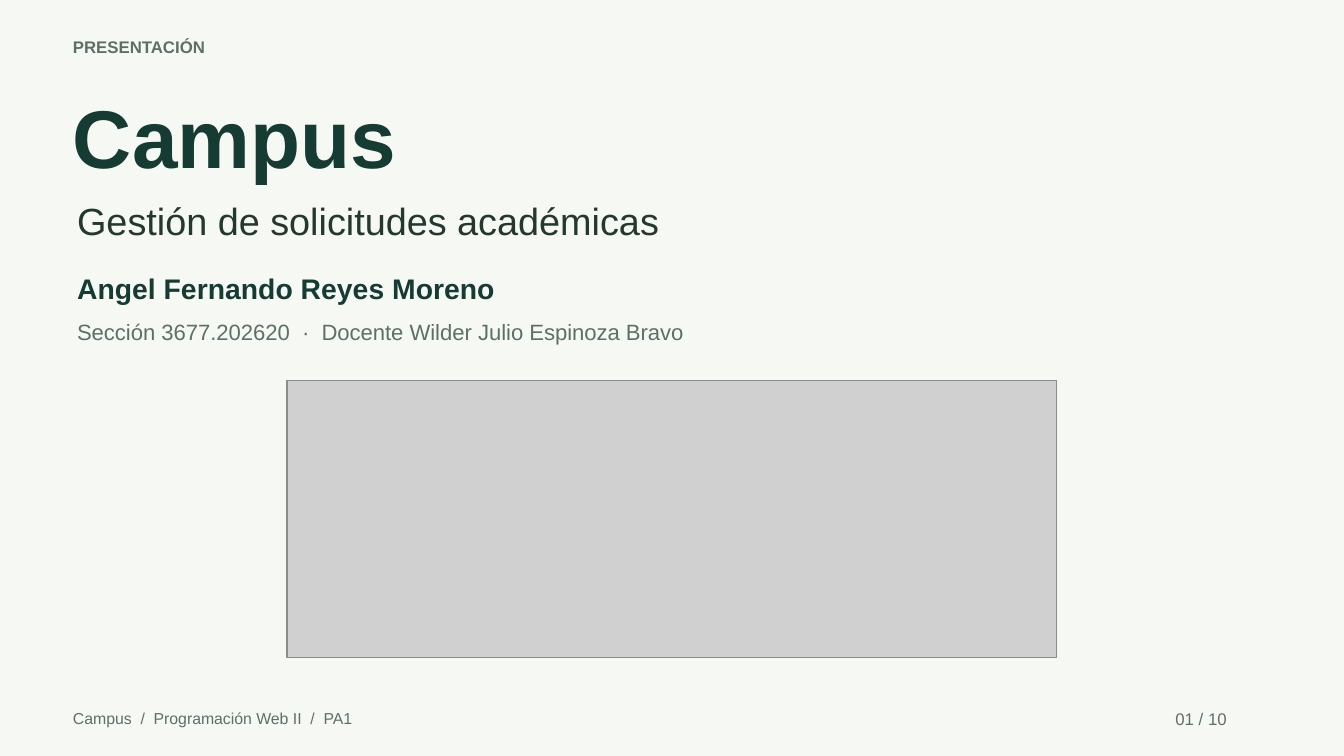
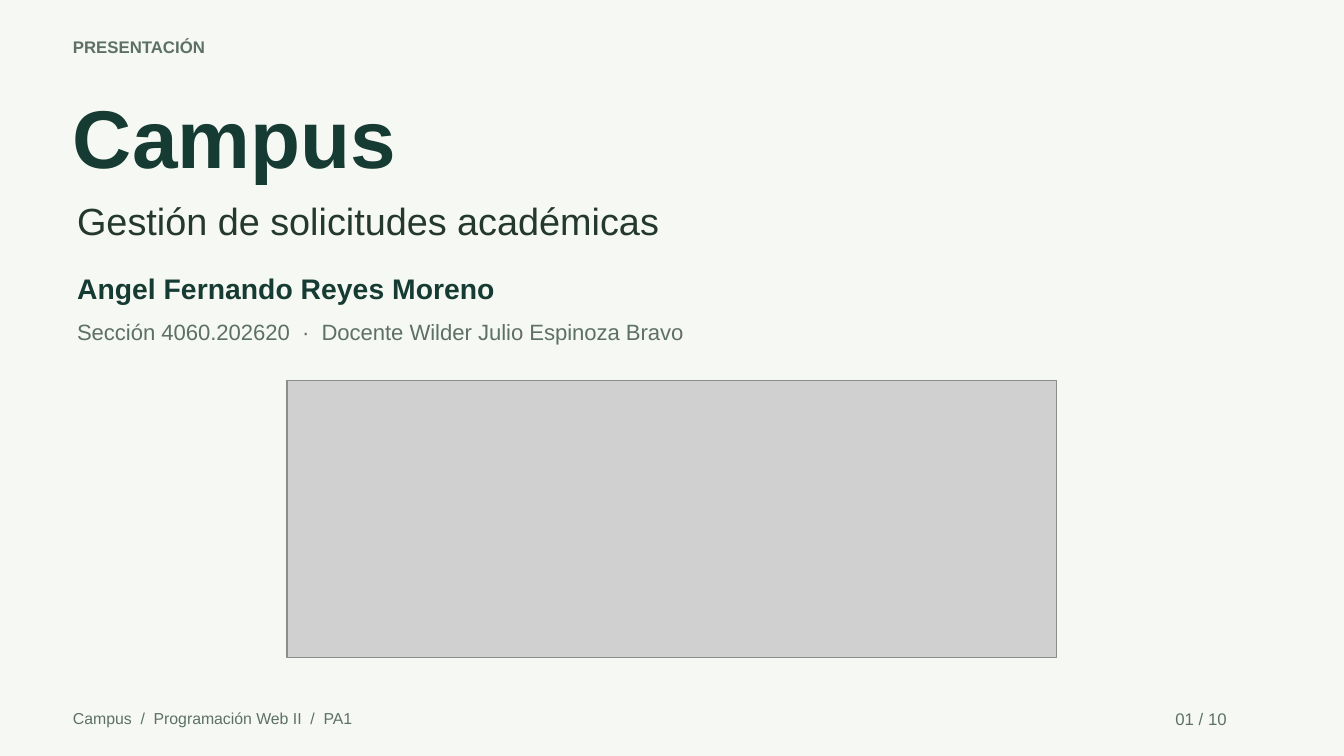
Before and after one commit to 75729271-dev/PA1-PROGRAMACI-N-WEB-AVANZADA-, a slide deck: slide 1 of output/exposicion/Campus-PA1-Presentacion-final.pptx. Drawn at 1344x756 pixels with LibreOffice and Linux fonts; fonts in the diff are those of the drawing; grey boxes stand for pictures. Boxes give left, top, right and bottom in pixels: in the first picture for what was removed or moved away, otherwise in the second. Text is boxed around its words. In the diff, an @@ line names an element or a change of style, - is before the commit and + after.

Commit message:
Actualizar documentación para revisión docente y paquete de entrega

```diff
--- a/output/exposicion/Campus-PA1-Presentacion-final.pptx
+++ b/output/exposicion/Campus-PA1-Presentacion-final.pptx
@@ text at bbox=[77, 323, 683, 345]: text changed @@
-Sección 3677.202620 · Docente Wilder Julio Espinoza Bravo
+Sección 4060.202620 · Docente Wilder Julio Espinoza Bravo
```
Also in this commit, not shown: 6 other files.
